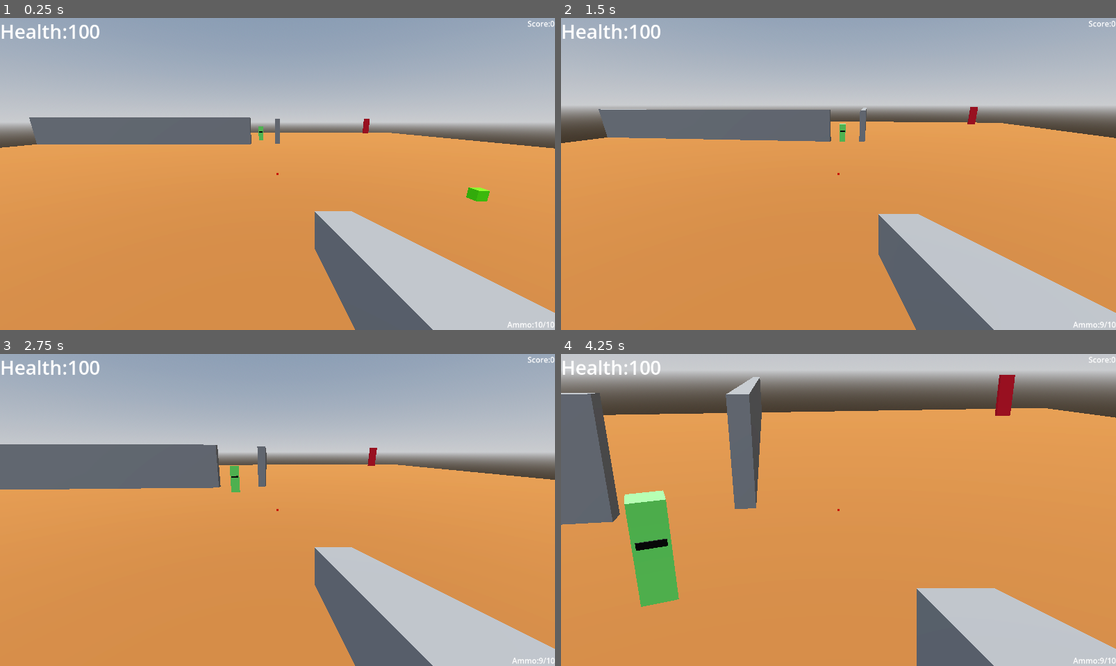
Above: before the commit, frames 1-4 (two rows, left to right).
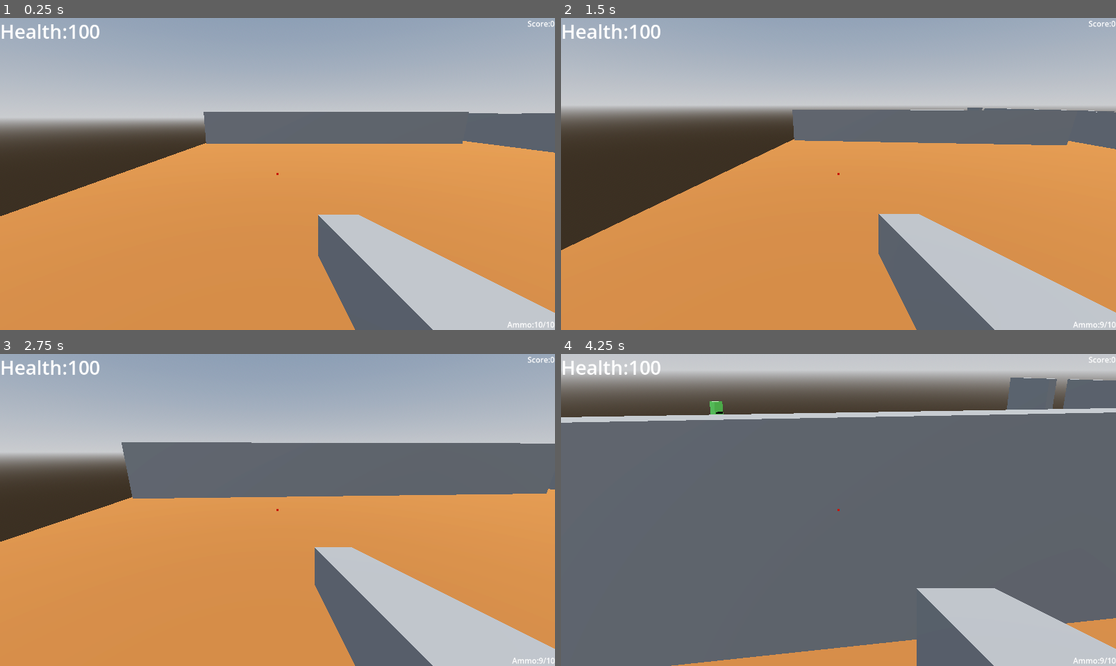
Above: after the commit, the same moments.

Repository: mohsin111111111/pkbg
Game: Godot game, scene res://world.tscn
The game is run twice, just before and just after one commit, with the same random seed, the same clock (stepped at 60 frames per second) and the same inputs.
Inputs (mouse positions are in pixels of both pictures, inside the frame that each line leads up to):
- Up to frame 1 (0.25 s): no input
- Up to frame 2 (1.5 s): tap Enter (ui_accept) at 0.5, 0.77 s; move the mouse to (866, 174) at 0.52 s; hold Right mouse button (aim) 0.53-1.28 s; hold Up (ui_up) from 0.53 s (still down); move the mouse to (810, 174) at 1.27 s; click (810, 174) at 1.35 s
- Up to frame 3 (2.75 s): keep holding Up (ui_up); tap Enter (ui_accept) at 1.52 s; move the mouse to (288, 503) at 2.02 s; hold Shift (sprint) from 2.03 s (still down)
- Up to frame 4 (4.25 s): keep holding Up (ui_up); move the mouse to (832, 516) at 2.77 s; release Shift (sprint) at 2.78 s; tap Alt at 2.85 s; tap Enter (ui_accept) at 3.02, 3.77 s; move the mouse to (877, 513) at 3.52 s; hold Right mouse button (aim) from 3.53 s (still down)

The runs differ from the first frame. In frame 1, 12% of the frame differs, in the area x 0-100%, y 30-76%; in frame 2, 15%; in frame 3, 15%; in frame 4, 71%, in the area x 0-100%, y 6-100%.

Commit message:
i now gave it a bunker shape and making it a little challenging

Diff:
--- /dev/null
+++ b/player.tscn
@@ -0,0 +1,3 @@
+[gd_scene format=3 uid="uid://546vxj5unv6e"]
+
+[node name="Player" type="CharacterBody3D" unique_id=2113813744]
--- a/red_door.tscn
+++ b/red_door.tscn
@@ -3,7 +3,7 @@
 [ext_resource type="Script" uid="uid://b36h0ixk2w5mk" path="res://red_door.gd" id="1_egxfp"]
 
 [sub_resource type="BoxShape3D" id="BoxShape3D_egxfp"]
-size = Vector3(2, 3, 0.52978516)
+size = Vector3(4, 5, 0.53)
 
 [sub_resource type="StandardMaterial3D" id="StandardMaterial3D_82bcw"]
 albedo_color = Color(0.85490197, 0.08627451, 0.1764706, 1)
@@ -20,7 +20,7 @@
 
 [node name="CSGBox3D" type="CSGBox3D" parent="." unique_id=1980241472]
 transform = Transform3D(1, 0, 0, 0, 1, 0, 0, 0, 1, 0, 0.2030698, 0)
-size = Vector3(2, 5.3, 0.5)
+size = Vector3(3.5, 6, 0.5)
 material = SubResource("StandardMaterial3D_82bcw")
 
 [node name="UnblockZone" type="Area3D" parent="." unique_id=1034199926]
--- a/world.tscn
+++ b/world.tscn
@@ -30,6 +30,12 @@
 [sub_resource type="StandardMaterial3D" id="StandardMaterial3D_fj7yv"]
 albedo_color = Color(0.6432653, 0.35803646, 0.14776722, 1)
 
+[sub_resource type="StandardMaterial3D" id="StandardMaterial3D_gbfbk"]
+albedo_color = Color(0.27760467, 0.2622902, 0.16053751, 1)
+
+[sub_resource type="StandardMaterial3D" id="StandardMaterial3D_pkg7o"]
+albedo_color = Color(0.3137255, 0.49019608, 0.15686275, 1)
+
 [node name="World" type="Node3D" unique_id=386800679]
 
 [node name="Wall" type="CSGBox3D" parent="." unique_id=1504372625]
@@ -37,27 +43,47 @@
 use_collision = true
 size = Vector3(44.34558, 5.308, 1)
 
+[node name="Wall5" type="CSGBox3D" parent="." unique_id=1501717133]
+transform = Transform3D(1, 0, 0, 0, 1, 0, 0, 0, 1, 15.162022, 1.8302479, 46.24106)
+use_collision = true
+size = Vector3(31.952202, 5.308, 1)
+
+[node name="Wall6" type="CSGBox3D" parent="." unique_id=1052578245]
+transform = Transform3D(1, 0, 0, 0, 1, 0, 0, 0, 1, 41.361263, 1.6229916, 46.24106)
+use_collision = true
+size = Vector3(15.779892, 5.308, 1)
+
 [node name="Wall2" type="CSGBox3D" parent="." unique_id=1605407375]
-transform = Transform3D(0.008726561, 0, 0.9999619, 0, 1, 0, -0.9999619, 0, 0.008726561, 0.22097781, 2.0475225, -25.321474)
-use_collision = true
-size = Vector3(49.307, 5.3, 1)
+transform = Transform3D(0.008726561, 0, 0.9999619, 0, 1, 0, -0.9999619, 0, 0.008726561, 0.16716093, 2.0475225, -19.154688)
+use_collision = true
+size = Vector3(36.972958, 5.3, 1)
+
+[node name="Wall4" type="CSGBox3D" parent="." unique_id=958683363]
+transform = Transform3D(0.008726561, 0, 0.9999619, 0, 1, 0, -0.9999619, 0, 0.008726561, -0.3533504, 1.8707523, 20.830757)
+use_collision = true
+size = Vector3(51.377964, 5.3, 1)
+
+[node name="Wall3" type="CSGBox3D" parent="." unique_id=1381937975]
+transform = Transform3D(0.008726561, 0, 0.9999619, 0, 1, 0, -0.9999619, 0, 0.008726561, 0.3122079, 2.0475225, -45.333553)
+use_collision = true
+size = Vector3(8.89302, 5.3, 1)
 
 [node name="RedDoor" parent="." unique_id=1907407992 instance=ExtResource("1_aqk2v")]
-transform = Transform3D(1, 0, 0, 0, 1, 0, 0, 0, 1, 33.346687, 2.2695026, -35.71488)
+transform = Transform3D(1, 0, 0, 0, 1, 0, 0, 0, 1, 32.328716, 1.7119827, 45.991158)
 
 [node name="WorldEnvironment" type="WorldEnvironment" parent="." unique_id=823052327]
 environment = SubResource("Environment_aqk2v")
 
 [node name="Enemy" parent="." unique_id=520630786 instance=ExtResource("2_fj7yv")]
-transform = Transform3D(1, 0, 0, 0, 1, 0, 0, 0, 1, -3.8645117, 1.843965, -5.3083224)
+transform = Transform3D(1, 0, 0, 0, 1, 0, 0, 0, 1, -3.8645117, 1.843965, -12.05434)
 
 [node name="Enemy2" parent="." unique_id=1530459836 instance=ExtResource("2_fj7yv")]
-transform = Transform3D(1, 0, 0, 0, 1, 0, 0, 0, 1, -40.22572, 2.0676956, -32.870373)
+transform = Transform3D(1, 0, 0, 0, 1, 0, 0, 0, 1, -40.22572, 2.0676956, -41.26921)
 holds_key = true
 is_guard = true
 
 [node name="Enemy3" parent="." unique_id=1648178145 instance=ExtResource("2_fj7yv")]
-transform = Transform3D(1, 0, 0, 0, 1, 0, 0, 0, 1, -32.51987, 2.1508703, -41.061012)
+transform = Transform3D(1, 0, 0, 0, 1, 0, 0, 0, 1, -30.073746, 2.1508703, -34.035633)
 
 [node name="DirectionalLight3D" type="DirectionalLight3D" parent="." unique_id=1298992977]
 transform = Transform3D(1, 0, 0, 0, 0.060421377, 0.99817294, 0, -0.99817294, 0.060421377, 0, 5.9280605, 0)
@@ -70,7 +96,8 @@
 shape = SubResource("CapsuleShape3D_fj7yv")
 
 [node name="Camera3D" type="Camera3D" parent="Player" unique_id=649585981]
-transform = Transform3D(1, 0, 0, 0, 0.9690071, 0.24703285, 0, -0.24703285, 0.9690071, 0, 3.5256133, 0)
+transform = Transform3D(1, 0, 0, 0, 0.96900713, 0.24703287, 0, -0.24703287, 0.96900713, -37.988174, 3.5256133, -3.8595428)
+fov = 1.0
 
 [node name="GUN" type="CSGBox3D" parent="Player/Camera3D" unique_id=908967411]
 transform = Transform3D(1, 0, 0, 0, 1, 0, 0, 0, 1, 0.3, -0.3, -0.6)
@@ -126,10 +153,10 @@
 grow_vertical = 0
 
 [node name="HealthPack" parent="Player/HUD" unique_id=286112280 instance=ExtResource("3_tlwt5")]
-transform = Transform3D(1, 0, 0, 0, 1, 0, 0, 0, 1, 20.640339, 0.75, 34.467026)
+transform = Transform3D(1, 0, 0, 0, 1, 0, 0, 0, 1, 16.71712, 1.4928322, 12.836164)
 
 [node name="HealthPack2" parent="Player/HUD" unique_id=356905415 instance=ExtResource("3_tlwt5")]
-transform = Transform3D(1, 0, 0, 0, 1, 0, 0, 0, 1, 29.744959, 0.7499995, 25.045883)
+transform = Transform3D(1, 0, 0, 0, 1, 0, 0, 0, 1, 20.649647, 1.057342, 14.955593)
 
 [node name="NavigationRegion3D" type="NavigationRegion3D" parent="." unique_id=704408807]
 transform = Transform3D(1, 0, 0, 0, 1, 0, 0, 0, 1, 0, -0.06995201, 0)
@@ -142,7 +169,7 @@
 material = SubResource("StandardMaterial3D_fj7yv")
 
 [node name="HealthPack" parent="." unique_id=816590165 instance=ExtResource("3_tlwt5")]
-transform = Transform3D(1, 0, 0, 0, 1, 0, 0, 0, 1, 9.2036705, 0.7499995, 34.024326)
+transform = Transform3D(1, 0, 0, 0, 1, 0, 0, 0, 1, 13.066586, 0.179008, 8.835249)
 
 [node name="RedKey" parent="." unique_id=1592518867 instance=ExtResource("5_036b0")]
 transform = Transform3D(1, 0, 0, 0, 1, 0, 0, 0, 1, -43.30422, 0.6, -42.87872)
@@ -152,4 +179,29 @@
 transform = Transform3D(1, 0, 0, 0, 1, 0, 0, 0, 1, -21.273579, 1.6136703, 33.02619)
 
 [node name="Spawner" parent="." unique_id=1778161684 instance=ExtResource("7_pkg7o")]
-transform = Transform3D(1, 0, 0, 0, 1, 0, 0, 0, 1, -19, 3.6267223, 26)
+transform = Transform3D(1, 0, 0, 0, 1, 0, 0, 0, 1, 27.36613, 3.6267223, -37.22351)
+
+[node name="CompundWall" type="CSGBox3D" parent="." unique_id=1905849477]
+transform = Transform3D(1, 0, 0, 0, 1, 0, 0, 0, 1, 25.384647, 0, 0.72689986)
+custom_aabb = AABB(20, 6, 1, 0, 0, 0)
+use_collision = true
+size = Vector3(53.02063, 8, 4)
+material = SubResource("StandardMaterial3D_gbfbk")
+
+[node name="SupplyCrate_Low" type="CSGBox3D" parent="." unique_id=399779763]
+transform = Transform3D(1, 0, 0, 0, 1, 0, 0, 0, 1, 3.3520508, 0, -2.297184)
+use_collision = true
+size = Vector3(2, 1.5, 2)
+material = SubResource("StandardMaterial3D_pkg7o")
+
+[node name="SupplyCrate_High" type="CSGBox3D" parent="." unique_id=328694119]
+transform = Transform3D(1, 0, 0, 0, 1, 0, 0, 0, 1, 13.265511, 0, -2.297184)
+use_collision = true
+size = Vector3(2, 3, 2)
+material = SubResource("StandardMaterial3D_pkg7o")
+
+[node name="ExtractionPlatform" type="CSGBox3D" parent="." unique_id=656576540]
+transform = Transform3D(1, 0, 0, 0, 1, 0, 0, 0, 1, 13.265511, 0, 2.7167056)
+use_collision = true
+size = Vector3(6, 4.5, 4)
+material = SubResource("StandardMaterial3D_pkg7o")
